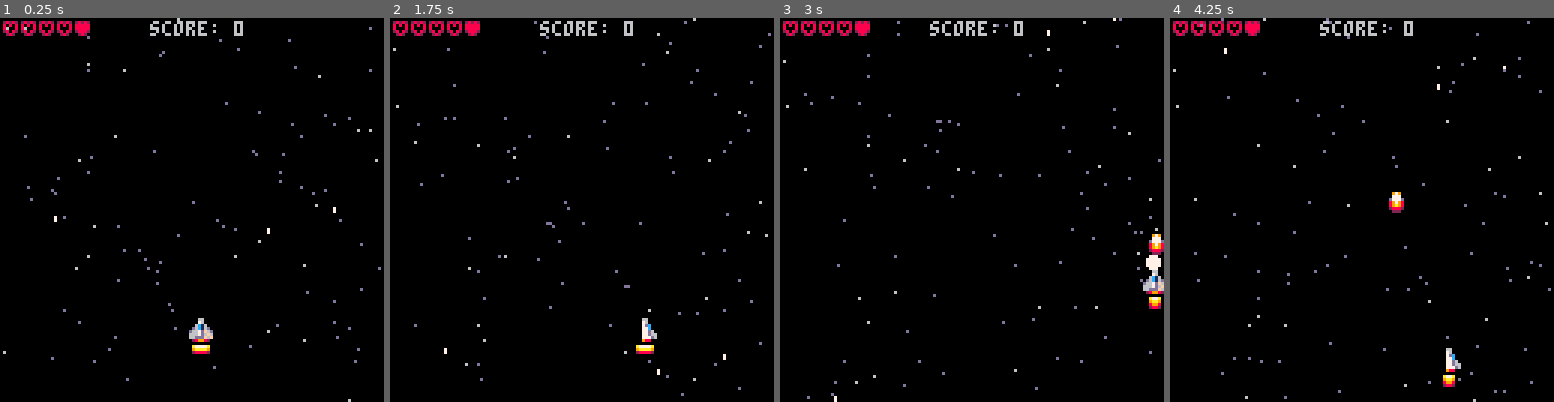
Above: before the commit, frames 1-4 (left to right).
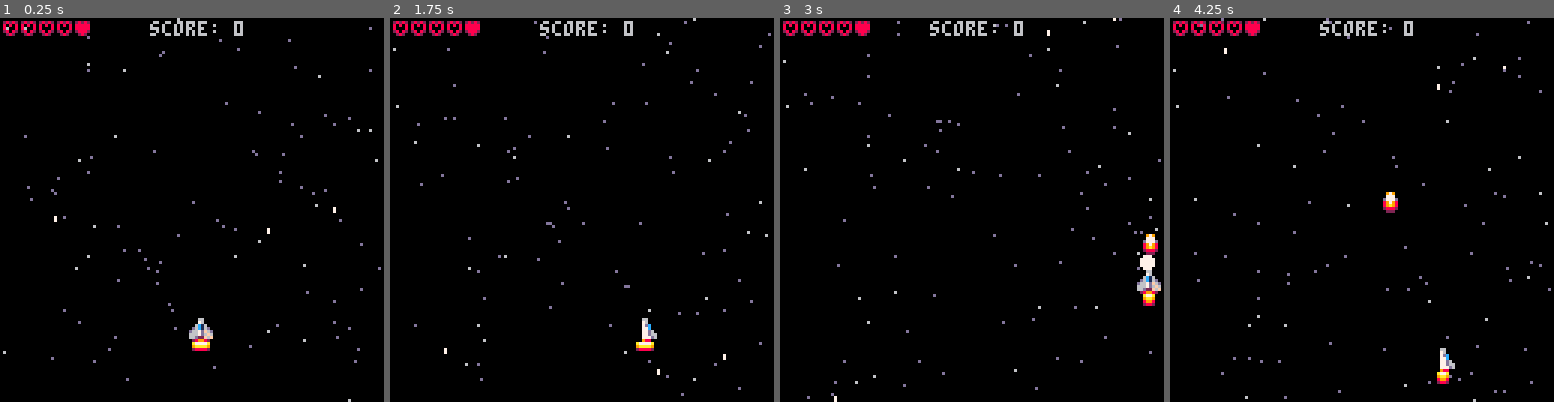
Above: after the commit, the same moments.

Repository: jimmac/pico-shed
Game: PICO-8 cartridge shmup.p8
Same seed, same stepped clock (60 frames per second), same inputs: the game is played once before the commit and once after it.
Inputs:
- Up to frame 1 (0.25 s): no input
- Up to frame 2 (1.75 s): tap X (X key) at 0.33, 1.07 s; hold Right from 1.6 s (still down)
- Up to frame 3 (3 s): tap X (X key) at 1.85, 2.97 s; release Right at 2.1 s; hold Up 2.15-2.42 s; hold Right from 2.47 s (still down)
- Up to frame 4 (4.25 s): release Right at 3.03 s; hold Left 3.08-3.58 s; hold Down 3.63-3.97 s; hold Right from 4.02 s (still down); tap X (X key) at 4.08 s

The runs differ from the first frame. In frame 1, 0.2% of the frame differs, in the area x 50-55%, y 82-88%; in frame 2, 0.1%; in frame 3, 0.8%, in the area x 92-100%, y 56-76%; in frame 4, 0.6%.

Commit message:
better flames

Diff:
--- a/shmup.p8
+++ b/shmup.p8
@@ -31,12 +31,15 @@
 end
 
 function _update60()
+	--flame
+	flame=4+rnd(3)
+
  --ship movement
-	if btn(➡️) and pl.x<120 then
+	if btn(➡️) and pl.x<119 then
 		pl.spx=2
 		pl.spy=0
 		pl.sp=3
-	elseif btn(⬅️) and pl.x>0 then
+	elseif btn(⬅️) and pl.x>1 then
 		pl.spx=-2
 		pl.spy=0
 		pl.sp=1
@@ -48,6 +51,7 @@
 	 pl.sp=2
 	 pl.spx=0
 	 pl.spy=2
+	 flame=7 --small flame
 	else
 	 pl.spy=0
 		pl.spx=0
@@ -55,10 +59,6 @@
 	end
 	pl.x=pl.x+pl.spx
 	pl.y=pl.y+pl.spy
-	--flame
-	flame=4+rnd(3)
-	sfx(1) --flamefx
-
 
 	--shooting
 	if btnp(❎) then
@@ -82,7 +82,8 @@
 
 	--player
 	spr(pl.sp,pl.x,pl.y)
-	spr(flame,pl.x,pl.y+6)
+	--flame
+	spr(flame,pl.x,pl.y+5)
 	--shooting & bullet
 	bang()
 	if bl.life>0 then spr(16,bl.x,bl.y) end
@@ -124,7 +125,7 @@
   print("score: "..score,50,1,6)
   --lives
   for i=0,4 do --5 lives
-	  if i<pl.lv then h=7 else h=8 end
+	  if i<pl.lv then h=8 else h=9 end
 	  spr(h,i*6)
   end
 end
@@ -136,14 +137,14 @@
   end
 end
 __gfx__
-00000000000660000006600000066000000000000000000000000000000000000000000000000000000000000000000000010000000660000001000000000000
-000000000007d0000007600000076000000000000000000000000000028282000282820000000000000000000000000000161000000760000027100000000000
-0070070000c6d000006c16000007dc00000000000000000000000000080808000888880000000000000000000000000002762000006c16000027710000000000
-0007700000c6d0000d6c16d000077c000a7777a000a77a0000a77a0008000800088888000000000000000000000000000d1e1000006c160000d71d1000000000
-000770000dd6d000d667df6d00077d6009aaaa90009aa900009aa90002808200028882000000000000000000000000002d1521000667d66000d71d2000000000
-007007006dd6d0006667d6f600077d6602888820009aa900008998000028200000282000000000000000000000000000d765d1006667d6660d67e61000000000
-000000006dddd00066dddf6f000777d60000000000899800002882000000000000000000000000000000000000000000d775d10066dddd660d67e61000000000
-000000000008800002899820000988000000000000288200000000000000000000000000000000000000000000000000ddd88100028998200dd8881000000000
+000000000006600000066000000660000000000000000000000000000000000000000000000000000000000000000000000100000007d0000001000000000000
+000000000007d0000007600000076000000000000000000000000000000000000282820002828200000000000000000000161000006c16000027100000000000
+0070070000c6d000006c16000007dc00000000000000000000000000000000000808080008888800000000000000000002762000006c16000027710000000000
+0007700000c6d0000d6c16d000077c000a7777a000a77a0000a77a0000188100080008000888880000000000000000000d1e10000667d66000d71d1000000000
+000770000dd6d000d667df6d00077d6009aaaa90009aa900009aa90000011000028082000288820000000000000000002d152100666dd66600d71d2000000000
+007007006dd6d0006667d6f600077d6602888820009aa900008998000000000000282000002820000000000000000000d765d10066dddd660d67e61000000000
+000000006dddd00066d22f6f000777d60000000000899800002882000000000000000000000000000000000000000000d775d10002d99d200d67e61000000000
+000000000008800002899820000988000000000000288200000000000000000000000000000000000000000000000000ddd881000006d0000dd8881000000000
 00000000000000077000000000000007700000000000000770000000000000000000000000000000000000000000000000000000000000000000000000000000
 000979000000001dd10000000000001dd10000000000001dd1000000000000000000000000000000000000000000000000000000000000000000000000000000
 000777000000001dd10000000000001dd10000000000001dd1000000000000000000000000000000000000000000000000000000000000000000000000000000
